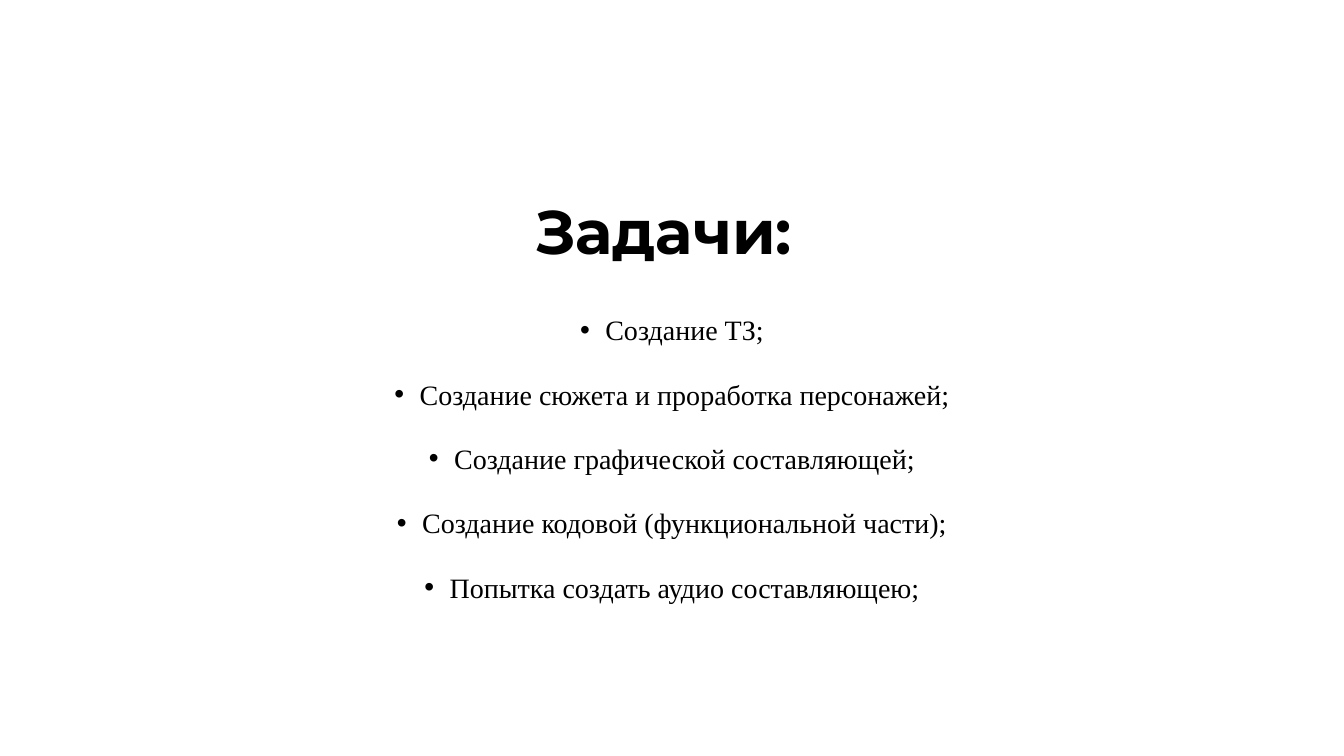
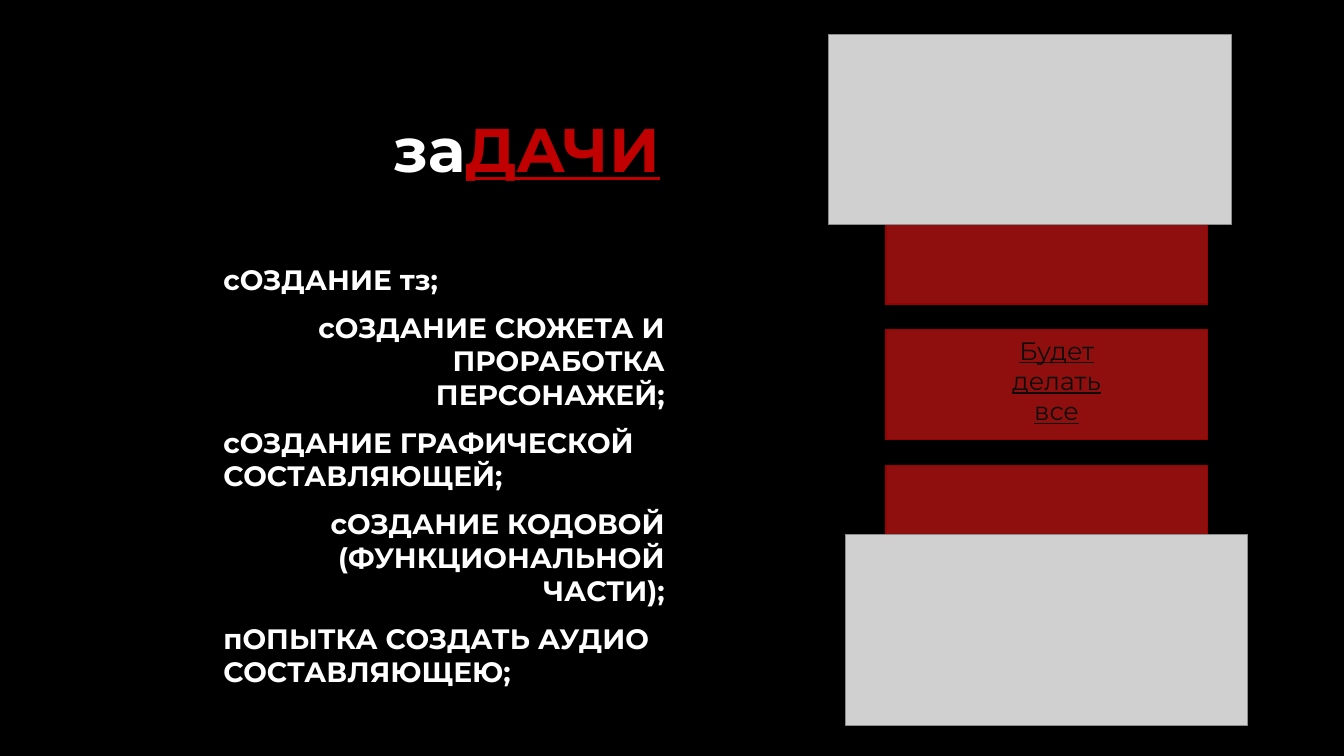
Before and after one commit to Batonchi/gameProject, a slide deck: slide 4 of проект ял2.pptx. Drawn at 1344x756 pixels with LibreOffice and Linux fonts; fonts in the diff are those of the drawing; grey boxes stand for pictures. Boxes give left, top, right and bottom in pixels: in the first picture for what was removed or moved away, otherwise in the second. Text is boxed around its words. In the diff, an @@ line names an element or a change of style, - is before the commit and + after.

```diff
--- a/проект ял2.pptx
+++ b/проект ял2.pptx
@@ background #FFFFFF to #000000 @@
@@ picture added at (x1=829, y1=34, x2=1231, y2=225) @@
@@ title added at (x1=394, y1=129, x2=676, y2=181), 44 pt, text #C00000, bold, underline @@
+заДАЧИ:
@@ rectangle added at (x1=886, y1=194, x2=1208, y2=304), fill #8F0F0F, outline #990000 1 pt @@
@@ title removed at (x1=535, y1=210, x2=792, y2=261) @@
-Задачи:
@@ text at (x1=223, y1=270, x2=665, y2=687): text changed; font Times New Roman to Montserrat; text colour #000000 to #FFFFFF; bold on @@
-• Создание ТЗ;
-• Создание сюжета и проработка персонажей;
-• Создание графической составляющей;
-• Создание кодовой (функциональной части);
-• Попытка создать аудио составляющею;
+сОЗДАНИЕ тз;
+сОЗДАНИЕ СЮЖЕТА И ПРОРАБОТКА ПЕРСОНАЖЕЙ;
+сОЗДАНИЕ ГРАФИЧЕСКОЙ СОСТАВЛЯЮЩЕЙ;
+сОЗДАНИЕ КОДОВОЙ (ФУНКЦИОНАЛЬНОЙ ЧАСТИ);
+пОПЫТКА СОЗДАТЬ АУДИО СОСТАВЛЯЮЩЕЮ;
@@ rectangle added at (x1=886, y1=330, x2=1208, y2=441), fill #8F0F0F, outline #990000 1 pt @@
@@ text added at (x1=1012, y1=342, x2=1100, y2=424), 18 pt, text #0D0D0D, underline @@
+Будет делать все
@@ rectangle added at (x1=886, y1=466, x2=1208, y2=577), fill #8F0F0F, outline #990000 1 pt @@
@@ picture added at (x1=846, y1=534, x2=1248, y2=725) @@
```
Also in this commit, not shown: 6 other slides changed, 4 slides added, 4 slides removed, 1 other file.
